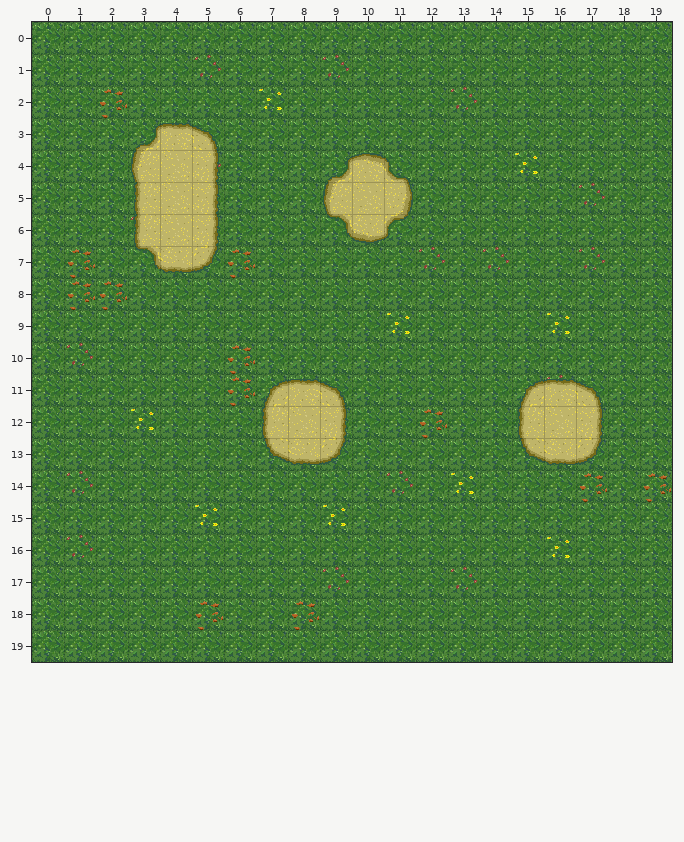
Two states of a Tiled map, assets/images/tiled/tiled_projects/Syysjam23Tiled/Syysjam23Map.tmx. The picture above is the old version.
Cells are 32x32 px. Shown: x 0..19, y 0..19.
After the commit:
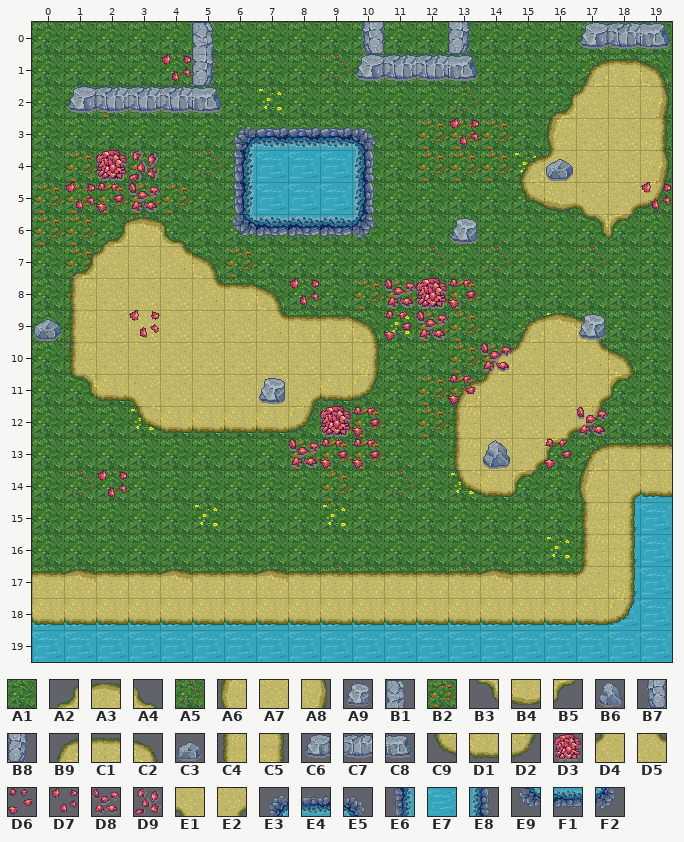
Key: from "Ground": A1 0, A2 1, A3 2, A4 3, A5 16, A6 17, A7 18, A8 19, A9 21, B1 24, B2 32, B3 33, B4 34, B5 35, B6 37, B7 38, B8 40, B9 49, C1 50, C2 51, C3 53, C4 65, C5 67, C6 70, C7 71, C8 72, C9 81, D1 82, D2 83, D3 85, D4 97, D5 98, D6 100, D7 100 turned 90, D8 101, D9 101 turned 270, E1 113, E2 114, E3 132, E4 133, E5 134, E6 148, E7 149, E8 150, E9 164, F1 165, F2 166.
__ is an empty cell, ## one hidden under a higher layer.
Tiles replaced or removed in this view: A1, A2, A3, A4, A5, A6, A7, A8, B2, B3, B4, B5, B9, C1, C2, C4, C5, C9, D1, D2.
Tiles of an added or newly shown layer are drawn over the layers below it.
Change:
Changed rows in their new state; .. is an unchanged cell.
Layer "Ground Base":
first column x 0:
 3 .. .. .. .. .. .. .. .. .. .. .. .. B2 B2 B2 .. .. .. .. ..
 4 .. B2 B2 B2 .. .. .. E7 E7 E7 .. .. B2 B2 B2 .. .. .. .. ..
 5 B2 B2 B2 B2 B2 .. .. E7 E7 E7 .. .. .. .. .. .. .. .. .. ..
 6 B2 B2 .. .. .. .. .. .. .. .. .. .. .. .. .. .. .. .. .. ..
 8 .. .. .. .. .. .. .. .. .. .. B2 B2 B2 B2 .. .. .. .. .. ..
 9 .. .. .. .. .. .. .. .. .. .. .. .. B2 B2 .. .. .. .. .. ..
10 .. .. .. .. .. .. .. .. .. .. .. .. .. B2 B2 .. .. .. .. ..
11 .. .. .. .. .. .. .. .. .. .. .. .. B2 B2 .. .. .. .. .. ..
12 .. .. .. .. .. .. .. .. .. B2 B2 .. .. .. .. .. .. .. .. ..
13 .. .. .. .. .. .. .. .. B2 B2 B2 .. .. .. .. .. .. .. .. ..
14 .. .. .. .. .. .. .. .. .. B2 .. .. .. .. .. .. .. .. E7 E7
15 .. .. .. .. .. .. .. .. .. .. .. .. .. .. .. .. .. .. E7 E7
16 .. ## .. .. .. .. .. .. .. .. .. .. .. .. .. .. .. .. E7 E7
17 .. .. .. .. .. .. .. .. .. .. .. .. .. .. .. .. .. .. E7 E7
18 E7 E7 E7 E7 E7 E7 E7 E7 E7 E7 E7 E7 E7 E7 E7 E7 E7 E7 E7 E7
19 E7 E7 E7 E7 E7 E7 E7 E7 E7 E7 E7 E7 E7 E7 E7 E7 E7 E7 E7 E7
Layer "Detail":
first column x 0:
 0 .. .. .. .. .. B1 .. .. .. .. B7 .. .. B8 .. .. .. C6 C7 C8
 1 .. .. .. .. .. B8 .. .. .. .. C6 C7 C7 C8 .. .. .. B9 C1 C2
 2 .. C6 C7 C7 C7 C8 .. .. .. .. .. .. .. .. .. .. A2 D4 A7 A8
 3 .. .. .. __ __ __ E3 E4 E4 E4 E5 .. .. .. .. .. A6 A7 A7 C5
 4 .. .. .. __ __ __ E6 .. .. __ E8 __ .. .. .. B9 D4 A7 A7 A8
 5 .. .. .. __ __ __ E6 .. .. __ E8 __ .. .. .. C9 B4 E1 E2 D2
 6 .. .. A2 A3 A4 __ E9 F1 F1 F1 F2 __ .. .. .. .. .. B3 B5 ..
 7 .. A2 D4 A7 D5 C2 .. .. .. .. .. .. .. .. .. .. .. .. .. ..
 8 .. C4 A7 A7 A7 D5 C1 C2 .. .. .. .. .. .. .. .. .. .. .. ..
 9 .. C4 A7 A7 A7 A7 A7 D5 C1 C1 C2 .. .. .. .. B9 A3 C2 .. ..
10 .. C4 A7 A7 A7 A7 A7 A7 A7 A7 C5 .. .. .. B9 D4 A7 D5 C2 ..
11 .. B3 D1 E1 A7 A7 A7 A7 E2 D1 D2 .. .. B9 D4 A7 A7 E2 B5 ..
12 .. .. .. C9 D1 D1 D1 D1 D2 D3 .. .. .. C4 A7 A7 E2 D2 .. ..
13 .. .. .. .. .. .. .. __ __ __ .. .. .. C4 A7 E2 B5 B9 C1 C1
14 .. .. .. .. .. .. .. .. .. .. .. .. .. C9 D1 B5 .. A6 E2 D1
15 .. .. .. .. .. .. .. .. .. .. .. .. .. .. .. .. .. C4 C5 ..
16 .. A1 .. .. .. .. .. .. .. .. .. .. .. .. .. .. .. C4 C5 ..
17 C1 A3 C1 C1 A3 C1 C1 A3 C1 C1 C1 C1 C1 C1 A3 C1 C1 D4 C5 ..
18 D1 D1 D1 D1 D1 D1 D1 D1 D1 D1 D1 D1 D1 D1 D1 D1 D1 D1 D2 ..
Layer "Small Detail" (added):
first column x 0:
 1 .. .. .. .. D7 .. .. .. .. .. .. .. .. .. .. .. .. .. .. ..
 3 .. .. .. .. .. .. .. .. .. .. .. .. .. D7 .. .. .. .. .. ..
 4 .. .. D3 D9 .. .. .. .. .. .. .. .. .. .. .. .. C3 .. .. ..
 5 .. D7 D6 D8 .. .. .. .. .. .. .. .. .. .. .. .. .. .. .. D7
 6 .. .. .. .. .. .. .. .. .. .. .. .. .. A9 .. .. .. .. .. ..
 8 .. .. .. .. .. .. .. .. D7 .. .. D8 D3 D6 .. .. .. .. .. ..
 9 C3 .. .. D7 .. .. .. .. .. .. .. D6 D8 .. .. .. .. A9 .. ..
10 .. .. .. .. .. .. .. .. .. .. .. .. .. .. D8 .. .. .. .. ..
11 .. .. .. .. .. .. .. A9 .. .. .. .. .. D6 .. .. .. .. .. ..
12 .. .. .. .. .. .. .. .. .. .. D6 .. .. .. .. .. .. D8 .. ..
13 .. .. .. .. .. .. .. .. D8 D6 D6 .. .. .. B6 .. D6 .. .. ..
14 .. .. D7 .. .. .. .. .. .. .. .. .. .. .. .. .. .. .. .. ..
Where, in picture pixels (left, top, right, bottom), the same in both pictures:
changed: (32, 22, 672, 662)
